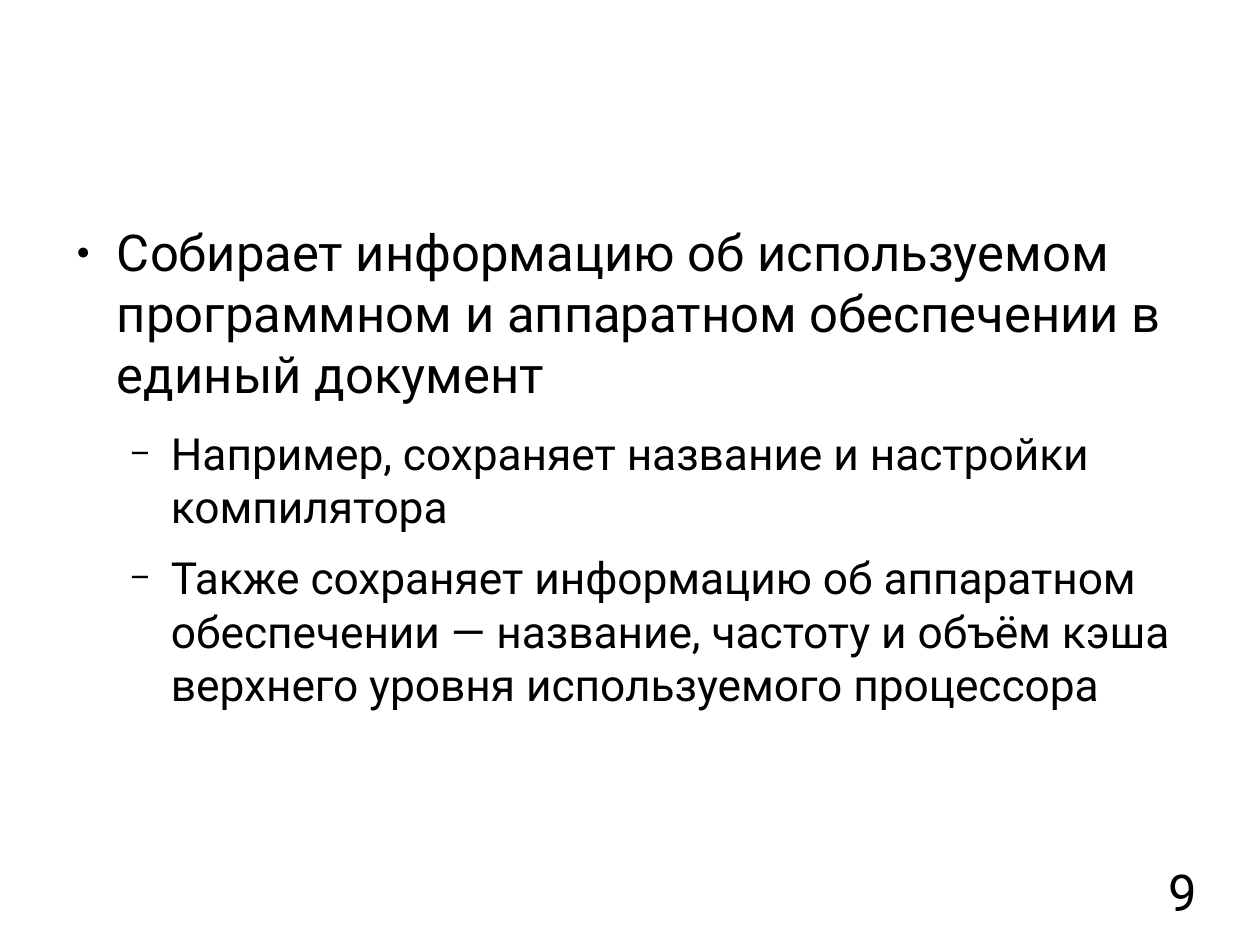
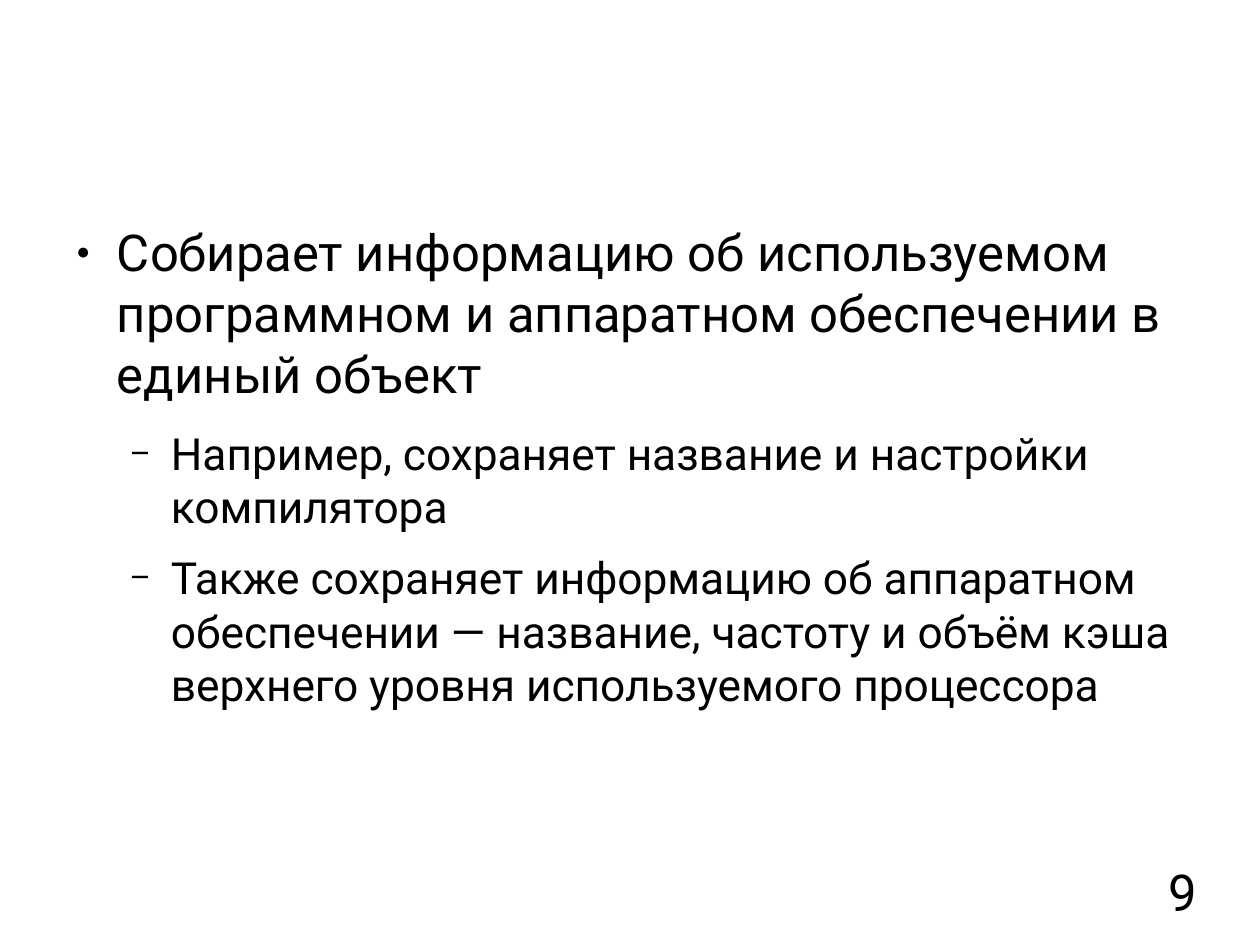
Before and after one commit to mkpankov/adaptor, a slide deck: slide 9 of diploma/defense/keynote.odp. Drawn at 1260x945 pixels with LibreOffice and Linux fonts; fonts in the diff are those of the drawing; background and template pictures are left out. Boxes give left, top, right and bottom in pixels: in the first picture for what was removed or moved away, otherwise in the second. Text is boxed around its words. In the diff, an @@ line names an element or a change of style, - is before the commit and + after.

```diff
--- a/diploma/defense/keynote.odp
+++ b/diploma/defense/keynote.odp
@@ text at box(117, 232, 1161, 401): text changed @@
-● Собирает информацию об используемом программном и аппаратном обеспечении в единый документ
+● Собирает информацию об используемом программном и аппаратном обеспечении в единый объект
```
Also in this commit, not shown: 4 other slides changed, 9 slides added, 2 slides removed.
